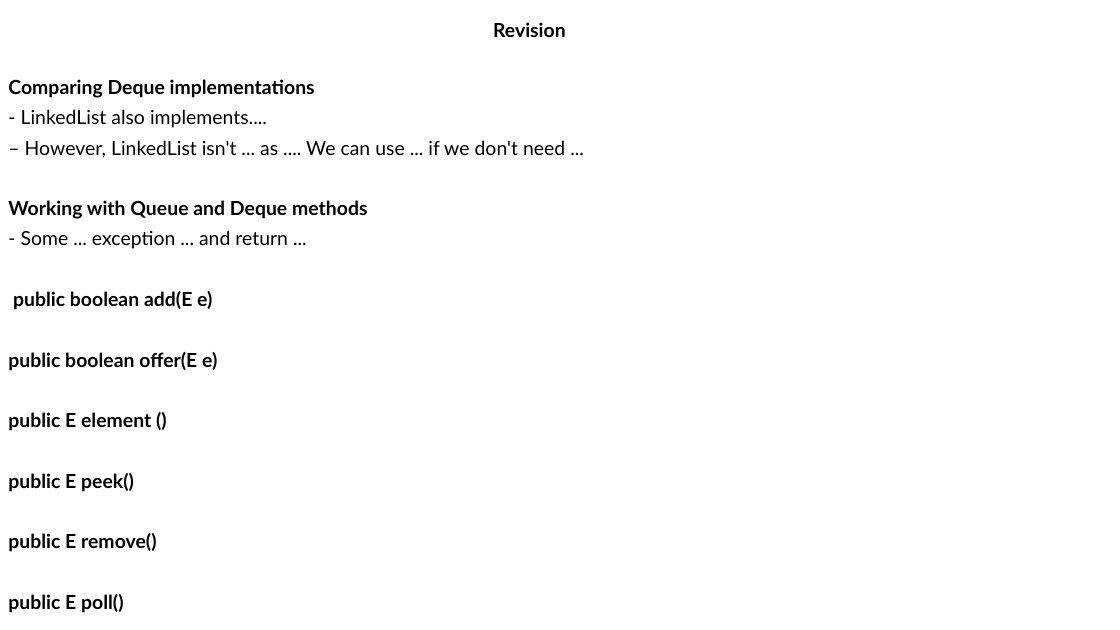
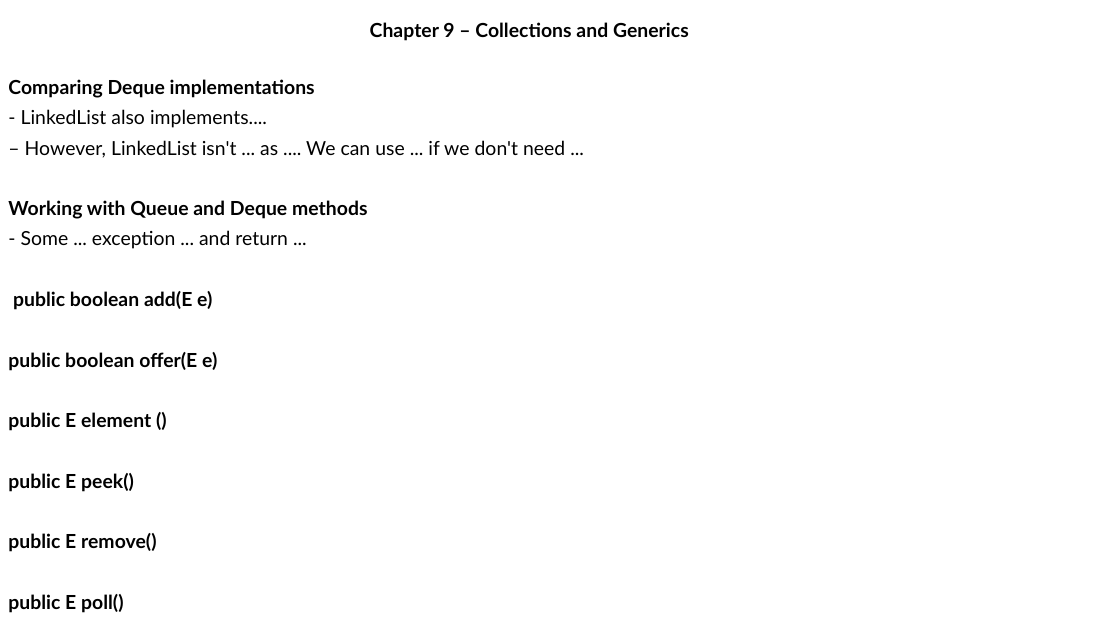
Before and after one commit to MaiDinhVinh/CS-Java, a slide deck: slide 11 of OCP17/old progress/Chapter 9 - Collections and Generics.pptx. Drawn at 1120x630 pixels with LibreOffice and Linux fonts; fonts in the diff are those of the drawing. Boxes give left, top, right and bottom in pixels: in the first picture for what was removed or moved away, otherwise in the second. Text is boxed around its words. In the diff, an @@ line names an element or a change of style, - is before the commit and + after.

```diff
--- a/OCP17/old progress/Chapter 9 - Collections and Generics.pptx
+++ b/OCP17/old progress/Chapter 9 - Collections and Generics.pptx
@@ subtitle at (370, 22, 689, 41): text changed @@
-Revision
+Chapter 9 – Collections and Generics
```
Also in this commit, not shown: 20 other slides changed, 10 slides added.
